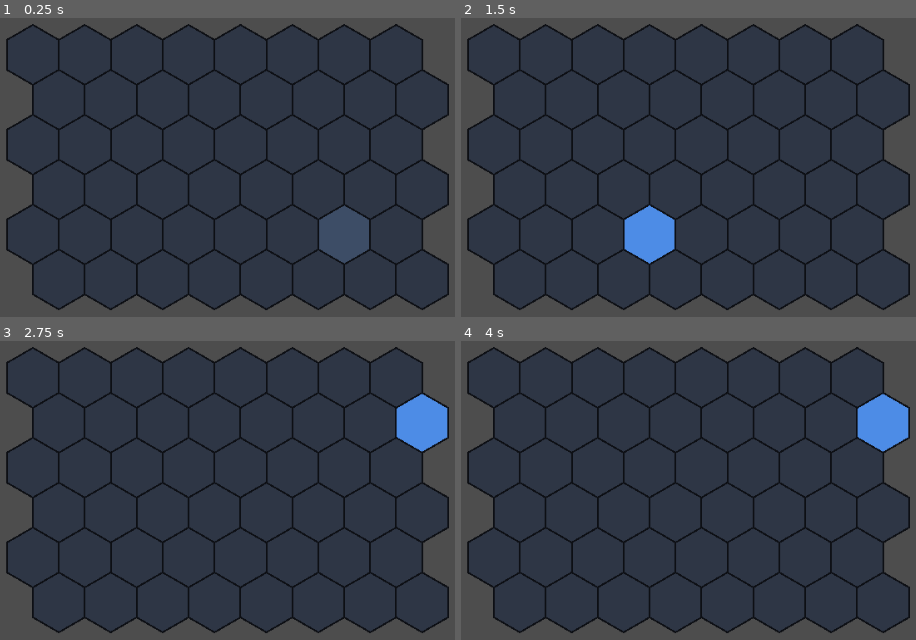
Above: before the commit, frames 1-4 (two rows, left to right).
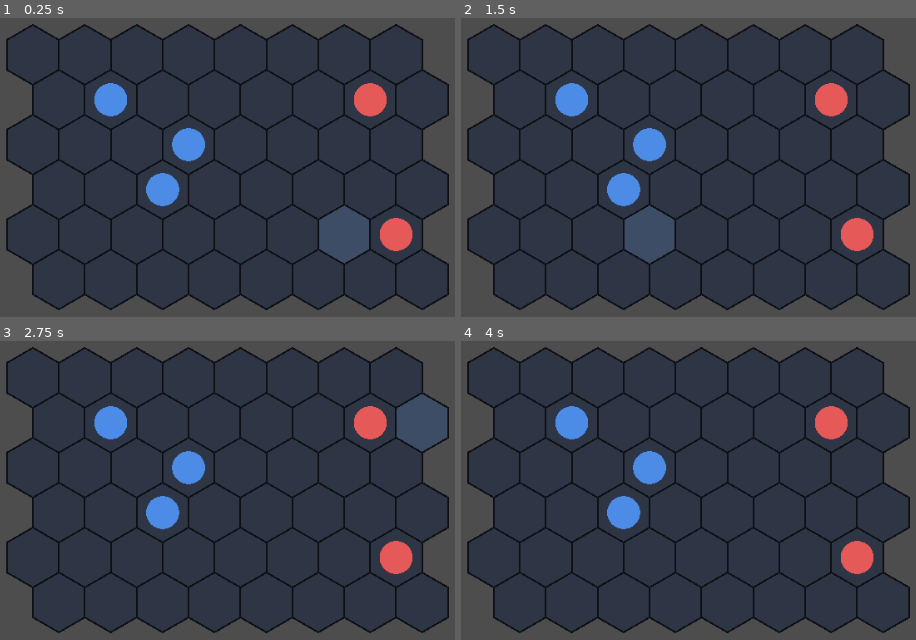
Above: after the commit, the same moments.

Repository: efenn-dev/monster-tactics
Game: Godot game, scene res://src/board/hex_board.tscn
The game is run twice, just before and just after one commit, with the same random seed, the same clock (stepped at 60 frames per second) and the same inputs.
Inputs (mouse positions are in pixels of both pictures, inside the frame that each line leads up to):
- Up to frame 1 (0.25 s): no input
- Up to frame 2 (1.5 s): tap Enter at 0.5 s; move the mouse to (outside the picture) at 0.52 s; click (outside the picture) at 0.67 s; tap Space at 1.25 s; move the mouse to (633, 254) at 1.27 s; click (633, 254) at 1.42 s
- Up to frame 3 (2.75 s): tap Enter at 2 s; move the mouse to (414, 442) at 2.02 s; click (414, 442) at 2.17 s
- Up to frame 4 (4 s): tap Space at 2.75 s; move the mouse to (outside the picture) at 2.77 s; click (outside the picture) at 2.92 s; tap Enter at 3.5 s; move the mouse to (outside the picture) at 3.52 s; click (outside the picture) at 3.67 s

The runs differ from the first frame. In frame 1, 3.3% of the frame differs, in the area x 20-91%, y 21-78%; in frame 2, 4.9%; in frame 3, 4.9%; in frame 4, 4.9%, in the area x 20-99%, y 17-78%.

Commit message:
M2: units + occupancy-aware movement
Add Unit and BoardState (occupancy map, move_unit, reachable_from BFS that
blocks on other units). Board renders team-colored units; click a player
unit to highlight reachable hexes, click a hex to move. 9 new tests; 19 pass.

Co-Authored-By: Claude Opus 4.8 <noreply@anthropic.com>

Diff:
--- a/src/board/hex_board.gd
+++ b/src/board/hex_board.gd
@@ -1,22 +1,31 @@
 extends Node2D
 
-## M1: draws a hex board procedurally (no art assets) and lets you
-## hover and click to select a hex. This is the visible foundation that
-## later milestones (units, movement, combat) build on.
+## M2: place units, click a player unit to see its movement range, then
+## click a highlighted hex to move it there. Enemy units aren't selectable
+## yet — turns and combat come in M3/M4.
 
 const HEX_SIZE := 36.0
 const MAP_WIDTH := 8
 const MAP_HEIGHT := 6
 const NONE := Vector2i(-999, -999)
+const TEAM_COLORS := [Color(0.30, 0.55, 0.90), Color(0.90, 0.35, 0.35)]  # 0 player, 1 enemy
 
-var _grid: HexGrid
-var _selected: Vector2i = NONE
+var _state: BoardState
 var _hovered: Vector2i = NONE
+var _selected: Unit = null
+var _reachable: Array = []
 
 
 func _ready() -> void:
-	_grid = HexGrid.make_rectangle(MAP_WIDTH, MAP_HEIGHT)
-	position = Vector2(120, 90)  # nudge the board away from the corner
+	_state = BoardState.new(HexGrid.make_rectangle(MAP_WIDTH, MAP_HEIGHT))
+	# Player team (blue)
+	_state.add_unit(Unit.new(0, Vector2i(1, 1), 3))
+	_state.add_unit(Unit.new(0, Vector2i(1, 3), 3))
+	_state.add_unit(Unit.new(0, Vector2i(2, 2), 4))
+	# Enemy team (red)
+	_state.add_unit(Unit.new(1, Vector2i(6, 1), 3))
+	_state.add_unit(Unit.new(1, Vector2i(5, 4), 3))
+	position = Vector2(120, 90)
 
 
 func _process(_delta: float) -> void:
@@ -27,28 +36,53 @@
 
 
 func _unhandled_input(event: InputEvent) -> void:
-	if event is InputEventMouseButton and event.pressed \
-			and event.button_index == MOUSE_BUTTON_LEFT:
-		var h := Hex.from_pixel(get_local_mouse_position(), HEX_SIZE)
-		if _grid.is_valid(h):
-			_selected = h
-			queue_redraw()
+	if not (event is InputEventMouseButton and event.pressed \
+			and event.button_index == MOUSE_BUTTON_LEFT):
+		return
+	var h := Hex.from_pixel(get_local_mouse_position(), HEX_SIZE)
+	if not _state.grid.is_valid(h):
+		_deselect()
+		return
+	# Move: a unit is selected and we clicked one of its reachable hexes.
+	if _selected != null and h in _reachable:
+		_state.move_unit(_selected, h)
+		_deselect()
+		queue_redraw()
+		return
+	# Select: clicked one of our own units.
+	var clicked := _state.unit_at(h)
+	if clicked != null and clicked.team == 0:
+		_selected = clicked
+		_reachable = _state.reachable_from(clicked.coord, clicked.move_range)
+	else:
+		_deselect()
+	queue_redraw()
+
+
+func _deselect() -> void:
+	_selected = null
+	_reachable = []
 
 
 func _draw() -> void:
-	for cell in _grid.all_cells():
+	for cell in _state.grid.all_cells():
 		var center: Vector2 = Hex.to_pixel(cell, HEX_SIZE)
 		var pts := _hex_polygon(center, HEX_SIZE)
 		var fill := Color(0.18, 0.21, 0.27)
-		if cell == _selected:
-			fill = Color(0.30, 0.55, 0.90)
+		if cell in _reachable:
+			fill = Color(0.20, 0.42, 0.30)  # reachable = green
 		elif cell == _hovered:
 			fill = Color(0.24, 0.30, 0.40)
 		draw_colored_polygon(pts, fill)
 		draw_polyline(pts + PackedVector2Array([pts[0]]), Color(0.05, 0.06, 0.08), 2.0)
 
+	for unit in _state.units:
+		var c: Vector2 = Hex.to_pixel(unit.coord, HEX_SIZE)
+		draw_circle(c, HEX_SIZE * 0.55, TEAM_COLORS[unit.team])
+		if unit == _selected:
+			draw_arc(c, HEX_SIZE * 0.72, 0.0, TAU, 32, Color.WHITE, 3.0)
 
-## The six corner points of a pointy-top hex centered at `center`.
+
 func _hex_polygon(center: Vector2, size: float) -> PackedVector2Array:
 	var pts := PackedVector2Array()
 	for i in 6:
--- /dev/null
+++ b/src/core/board_state.gd
@@ -0,0 +1,56 @@
+class_name BoardState
+extends RefCounted
+
+## The mutable game state: the map plus every unit on it, with the
+## occupancy queries the board (and later the AI) need. Pure logic, no nodes.
+
+var grid: HexGrid
+var units: Array[Unit] = []
+var _by_coord: Dictionary = {}  # Vector2i -> Unit
+
+
+func _init(p_grid: HexGrid) -> void:
+	grid = p_grid
+
+
+func add_unit(unit: Unit) -> void:
+	units.append(unit)
+	_by_coord[unit.coord] = unit
+
+
+func unit_at(coord: Vector2i) -> Unit:
+	if _by_coord.has(coord):
+		return _by_coord[coord]
+	return null
+
+
+func is_occupied(coord: Vector2i) -> bool:
+	return _by_coord.has(coord)
+
+
+func move_unit(unit: Unit, to: Vector2i) -> void:
+	_by_coord.erase(unit.coord)
+	unit.coord = to
+	_by_coord[to] = unit
+
+
+## Empty hexes a unit can reach within `move_range` steps. Other units block
+## movement — you can't pass through or stop on an occupied hex.
+func reachable_from(start: Vector2i, move_range: int) -> Array:
+	var visited: Dictionary = {start: 0}
+	var frontier: Array = [start]
+	var result: Array = []
+	while not frontier.is_empty():
+		var current: Vector2i = frontier.pop_front()
+		var dist: int = visited[current]
+		if dist >= move_range:
+			continue
+		for nb in grid.valid_neighbors(current):
+			if visited.has(nb):
+				continue
+			if is_occupied(nb):
+				continue
+			visited[nb] = dist + 1
+			frontier.append(nb)
+			result.append(nb)
+	return result
--- /dev/null
+++ b/src/core/unit.gd
@@ -0,0 +1,15 @@
+class_name Unit
+extends RefCounted
+
+## A monster on the board. Pure data for now; stats / abilities / evolution
+## arrive in later milestones (M6+).
+
+var team: int        # 0 = player, 1 = enemy
+var coord: Vector2i  # the axial hex it stands on
+var move_range: int
+
+
+func _init(p_team: int, p_coord: Vector2i, p_move_range: int = 3) -> void:
+	team = p_team
+	coord = p_coord
+	move_range = p_move_range
--- a/test/run_tests.gd
+++ b/test/run_tests.gd
@@ -45,3 +45,23 @@
 	var interior := Vector2i(2, 2)
 	if grid.is_valid(interior):
 		_eq(grid.valid_neighbors(interior).size(), 6, "interior cell has 6 valid neighbors")
+
+	print("BoardState (units + movement)")
+	var bs := BoardState.new(HexGrid.make_rectangle(5, 5))
+	var hero := Unit.new(0, Vector2i(2, 2), 1)
+	bs.add_unit(hero)
+	_check(bs.is_occupied(Vector2i(2, 2)), "the hex a unit stands on is occupied")
+	_check(bs.unit_at(Vector2i(2, 2)) == hero, "unit_at returns the unit on that hex")
+	_eq(bs.reachable_from(Vector2i(2, 2), 1).size(), 6, "move 1 from an open interior hex reaches 6 hexes")
+	_check(not (Vector2i(2, 2) in bs.reachable_from(Vector2i(2, 2), 1)), "a unit's own hex is not in its reachable set")
+
+	var blocker := Unit.new(1, Vector2i(3, 2), 1)
+	bs.add_unit(blocker)
+	var reach := bs.reachable_from(Vector2i(2, 2), 1)
+	_eq(reach.size(), 5, "a blocking unit removes one reachable hex")
+	_check(not (Vector2i(3, 2) in reach), "you cannot move onto an occupied hex")
+
+	bs.move_unit(hero, Vector2i(2, 1))
+	_check(not bs.is_occupied(Vector2i(2, 2)), "after moving, the old hex is empty")
+	_check(bs.is_occupied(Vector2i(2, 1)), "after moving, the new hex is occupied")
+	_check(bs.unit_at(Vector2i(2, 1)) == hero, "unit_at follows the moved unit")
Not shown, added: icon.svg.import
Not shown, added: src/board/hex_board.gd.uid
Not shown, added: src/core/board_state.gd.uid
Not shown, added: src/core/hex.gd.uid
Not shown, added: src/core/hex_grid.gd.uid
Not shown, added: src/core/unit.gd.uid
Not shown, added: test/run_tests.gd.uid
Not shown, changed: README.md
